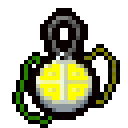
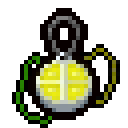
Before/after of a 128 x 128 layered artwork. What changed in the layer stack:
"lights": opacity 100% → 46% over [40, 64, 88, 100]
